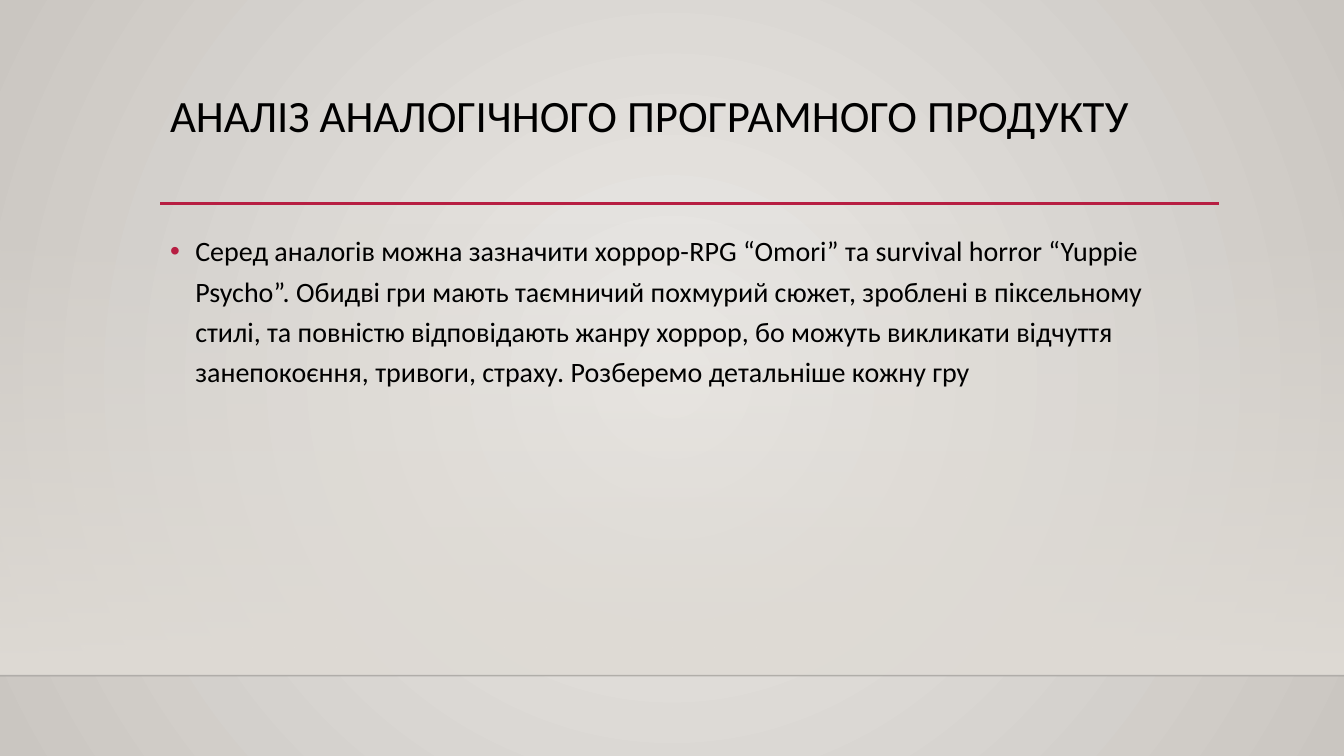
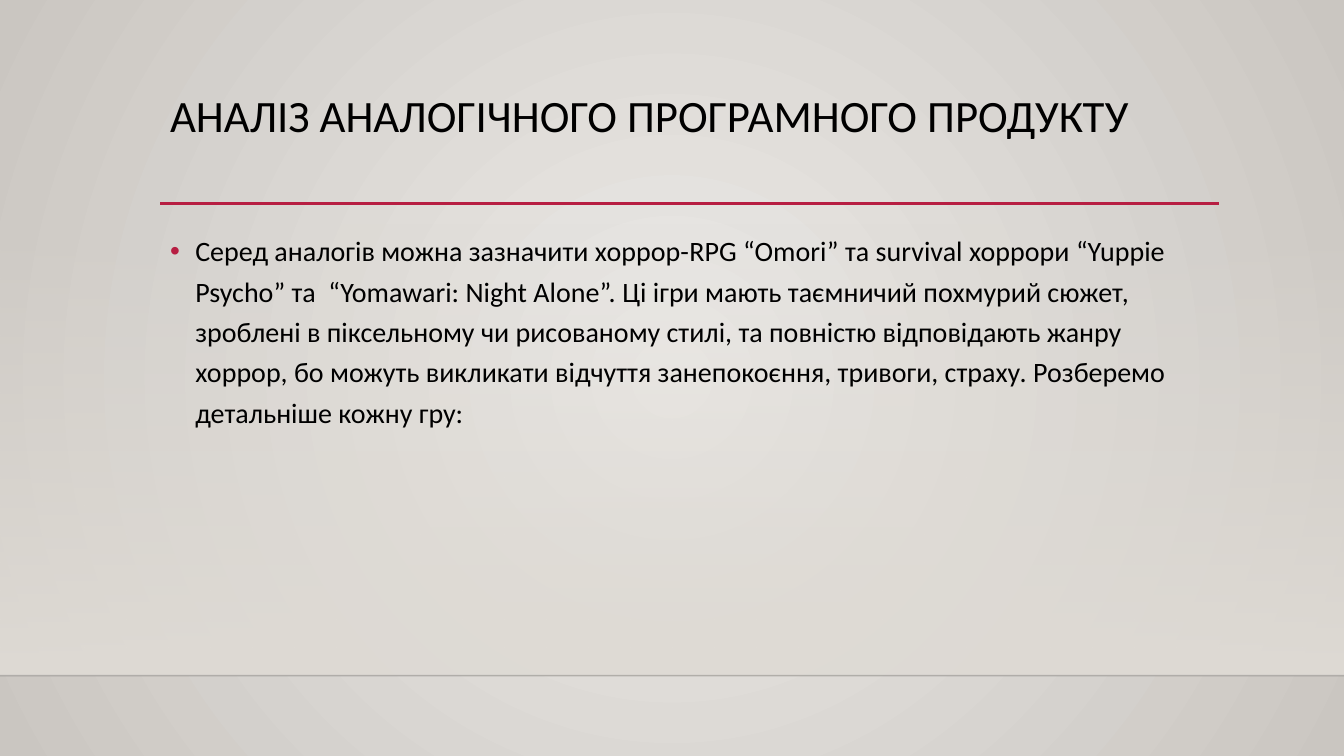
Before and after one commit to svixxn/pyscho-horror-game, a slide deck: slide 5 of Пітч гри.pptx (slide 6 before the commit). Drawn at 1344x756 pixels with LibreOffice and Linux fonts; fonts in the diff are those of the drawing; background and template pictures are left out. Boxes give left, top, right and bottom in pixels: in the first picture for what was removed or moved away, otherwise in the second. Text is boxed around its words. In the diff, an @@ line names an element or a change of style, - is before the commit and + after.

```diff
--- a/Пітч гри.pptx
+++ b/Пітч гри.pptx
@@ text at (195, 241, 1165, 428): text changed @@
-• Серед аналогів можна зазначити хоррор-RPG “Omori” та survival horror “Yuppie Psycho”. Обидві гри мають таємничий похмурий сюжет, зроблені в піксельному стилі, та повністю відповідають жанру хоррор, бо можуть викликати відчуття занепокоєння, тривоги, страху. Розберемо детальніше кожну гру
+• Серед аналогів можна зазначити хоррор-RPG “Omori” та survival хоррори “Yuppie Psycho” та “Yomawari: Night Alone”. Ці ігри мають таємничий похмурий сюжет, зроблені в піксельному чи рисованому стилі, та повністю відповідають жанру хоррор, бо можуть викликати відчуття занепокоєння, тривоги, страху. Розберемо детальніше кожну гру:
```
Also in this commit, not shown: 11 other slides changed, 3 slides added, 6 other files.
